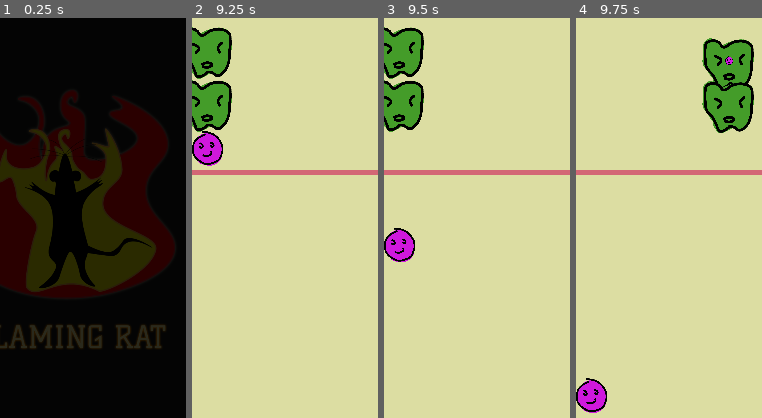
Above: before the commit, frames 1-4 (left to right).
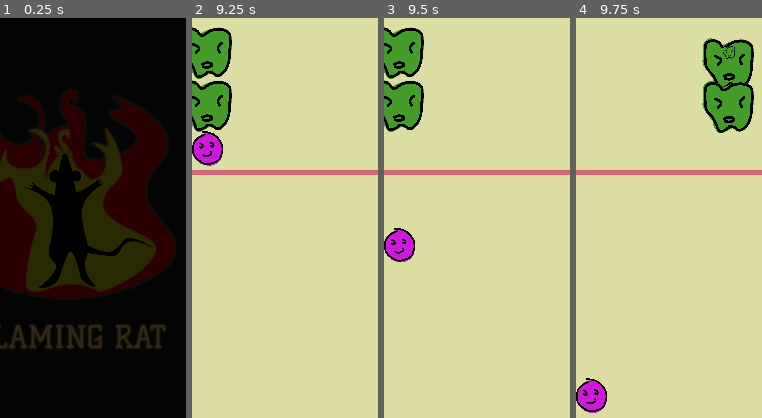
Above: after the commit, the same moments.

Repository: FlamingRat/fruta.io
Game: Godot game, scene res://scenes/menu/intro.tscn
Two runs of this game, one before a commit and one after it. Both use one fixed random seed, a clock stepped at 60 frames per second and the inputs below.
Inputs (mouse positions are % of the whole screen's width and height, from its top left):
- Up to frame 1 (0.25 s): no input
- Up to frame 2 (9.25 s): move the mouse to (72, 45) at 0.52 s; click (72, 45) at 0.6 s; move the mouse to (30, 55) at 1.27 s; click (30, 55) at 1.35 s; tap Enter at 2, 3.5 s; move the mouse to (60, 28) at 2.02 s; click (60, 28) at 2.1 s; tap Space at 2.75 s; move the mouse to (45, 70) at 2.77 s; click (45, 70) at 2.85 s; move the mouse to (80, 65) at 3.52 s; click (80, 65) at 3.6 s; move the mouse to (20, 35) at 4.27 s; click (20, 35) at 4.35 s; click "NEW GAME" at 5 s; click (50, 55) at 5.77 s; click (50, 55) at 6.52 s; click (50, 55) at 7.27 s; move the mouse to (55, 50) at 8.02 s; click (55, 50) at 8.1 s; move the mouse to (35, 25) at 8.77 s; click (35, 25) at 8.85 s
- Up to frame 3 (9.5 s): no input
- Up to frame 4 (9.75 s): move the mouse to (72, 45) at 9.52 s; click (72, 45) at 9.6 s
The pictures show only the part of the screen within x 31-81%, y 25-75%; the shares and areas given below are measured in that part.

Frames 1-3 are identical in both runs. In frame 4, 0.1% of the frame differs, in the area x 79-86%, y 7-12%.

Commit message:
Add click mask for fruit drops

Diff:
--- a/project.godot
+++ b/project.godot
@@ -32,8 +32,7 @@
 
 drop={
 "deadzone": 0.5,
-"events": [Object(InputEventMouseButton,"resource_local_to_scene":false,"resource_name":"","device":-1,"window_id":0,"alt_pressed":false,"shift_pressed":false,"ctrl_pressed":false,"meta_pressed":false,"button_mask":0,"position":Vector2(0, 0),"global_position":Vector2(0, 0),"factor":1.0,"button_index":1,"canceled":false,"pressed":false,"double_click":false,"script":null)
-]
+"events": []
 }
 
 [layer_names]
--- a/scenes/dispenser/dispenser.gd
+++ b/scenes/dispenser/dispenser.gd
@@ -52,10 +52,13 @@
 
 
 func drop_fruit():
-	fruit_dropped.emit(current_fruit.level)
+	turn_count += 1
+
 	remove_child(current_fruit)
 	get_tree().current_scene.add_child(current_fruit)
+
 	current_fruit.global_position = global_position
+	fruit_dropped.emit(current_fruit.level)
 	current_fruit.set_collision_mask_value(1, true)
 	current_fruit.set_collision_layer_value(1, true)
 	current_fruit.freeze = false
@@ -68,10 +71,11 @@
 	var fruit_radius = get_fruit_size(current_fruit) / 2
 	position.x = max(min(follow_coords.x, bucket.end_r - fruit_radius), bucket.end_l + fruit_radius)
 
-	if Input.is_action_just_released("drop") and current_fruit.global_position == global_position:
-		drop_fruit()
-		turn_count += 1
-
 
 func _on_level_game_over():
 	queue_free()
+
+
+func _on_input_mask_drop_fruit_pressed():
+	if current_fruit.global_position == global_position:
+		drop_fruit()
--- /dev/null
+++ b/scenes/input_mask.gd
@@ -0,0 +1,8 @@
+extends Button
+
+
+signal drop_fruit_pressed
+
+
+func _pressed():
+	drop_fruit_pressed.emit()
--- a/scenes/level.tscn
+++ b/scenes/level.tscn
@@ -9,12 +9,21 @@
 [ext_resource type="Texture2D" uid="uid://cd4vdldg1vr7c" path="res://sprites/fruit.png" id="6_hv4x0"]
 [ext_resource type="Texture2D" uid="uid://bd4f20kstf3q1" path="res://sprites/game_over_threshold.png" id="6_odop2"]
 [ext_resource type="AudioStream" uid="uid://6bgxjmk1ijvi" path="res://sounds/combine2.mp3" id="7_1u7sb"]
+[ext_resource type="Script" path="res://scenes/input_mask.gd" id="8_oe1qr"]
 
 [sub_resource type="StyleBoxEmpty" id="StyleBoxEmpty_ikqpv"]
 content_margin_left = 5.0
 content_margin_top = 5.0
 content_margin_right = 5.0
 content_margin_bottom = 5.0
+
+[sub_resource type="StyleBoxEmpty" id="StyleBoxEmpty_301ae"]
+
+[sub_resource type="StyleBoxEmpty" id="StyleBoxEmpty_cbyfj"]
+
+[sub_resource type="StyleBoxEmpty" id="StyleBoxEmpty_8vxue"]
+
+[sub_resource type="StyleBoxEmpty" id="StyleBoxEmpty_4wale"]
 
 [sub_resource type="StyleBoxFlat" id="StyleBoxFlat_nygq7"]
 bg_color = Color(1, 1, 1, 1)
@@ -96,6 +105,29 @@
 expand_mode = 5
 stretch_mode = 4
 
+[node name="main_ui" type="Control" parent="ui_root"]
+layout_mode = 3
+anchors_preset = 15
+anchor_right = 1.0
+anchor_bottom = 1.0
+offset_top = 96.0
+offset_bottom = -15.0
+grow_horizontal = 2
+grow_vertical = 2
+
+[node name="input_mask" type="Button" parent="ui_root/main_ui"]
+layout_mode = 1
+anchors_preset = 15
+anchor_right = 1.0
+anchor_bottom = 1.0
+grow_horizontal = 2
+grow_vertical = 2
+theme_override_styles/normal = SubResource("StyleBoxEmpty_301ae")
+theme_override_styles/hover = SubResource("StyleBoxEmpty_cbyfj")
+theme_override_styles/pressed = SubResource("StyleBoxEmpty_8vxue")
+theme_override_styles/focus = SubResource("StyleBoxEmpty_4wale")
+script = ExtResource("8_oe1qr")
+
 [node name="game_over_screen" type="Control" parent="ui_root"]
 visible = false
 layout_mode = 3
@@ -168,6 +200,7 @@
 [connection signal="high_score_updated" from="." to="ui_root/top_bar/high_score" method="_on_level_high_score_updated"]
 [connection signal="score_changed" from="." to="ui_root/top_bar/score" method="_on_level_score_changed"]
 [connection signal="fruit_dropped" from="dispenser" to="." method="_on_dispenser_fruit_dropped"]
+[connection signal="drop_fruit_pressed" from="ui_root/main_ui/input_mask" to="dispenser" method="_on_input_mask_drop_fruit_pressed"]
 [connection signal="pressed" from="ui_root/game_over_screen/new_game" to="." method="_on_new_game_pressed"]
 [connection signal="body_entered" from="game_over_boundary" to="." method="_on_game_over_boundary_body_entered"]
 [connection signal="body_exited" from="game_over_boundary" to="." method="_on_game_over_boundary_body_exited"]
--- a/scenes/menu/menu.tscn
+++ b/scenes/menu/menu.tscn
@@ -1,7 +1,7 @@
 [gd_scene load_steps=4 format=3 uid="uid://b4anvj4twl3db"]
 
 [ext_resource type="Script" path="res://scenes/menu/menu.gd" id="1_f80g0"]
-[ext_resource type="Texture2D" uid="uid://c4hug1rxgwgws" path="res://sprites/logo.png" id="1_xub72"]
+[ext_resource type="Texture2D" uid="uid://c4hug1rxgwgws" path="res://assets/logo.png" id="1_xub72"]
 
 [sub_resource type="StyleBoxFlat" id="StyleBoxFlat_2l2n5"]
 bg_color = Color(1, 1, 1, 1)
Not shown: 1 places in scenes/level.tscn that only renumber resources
